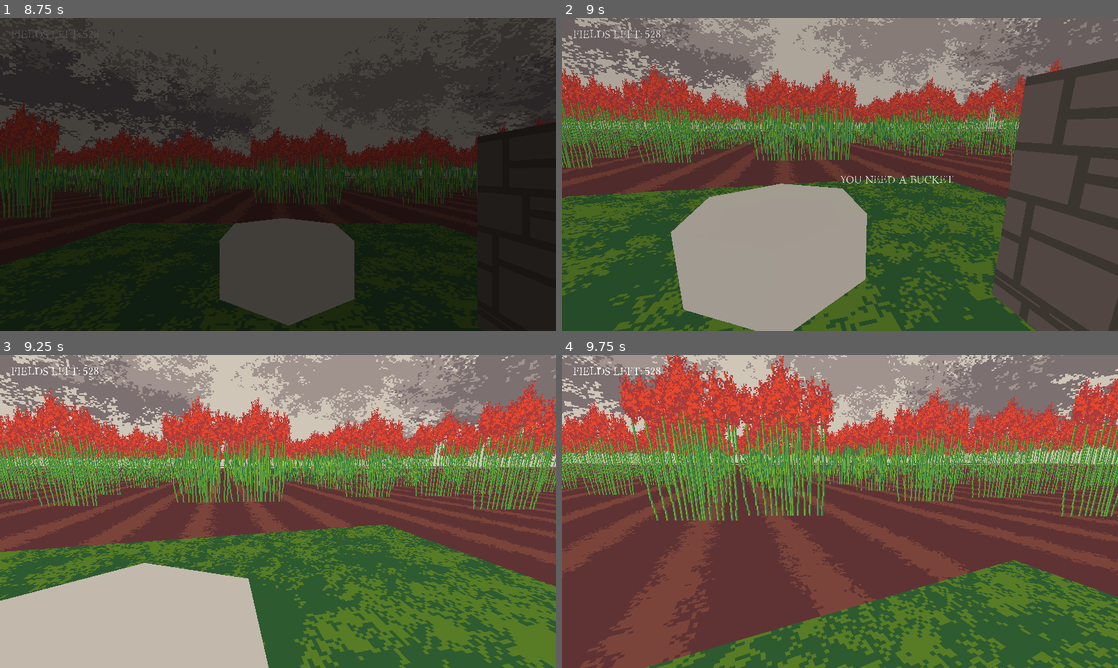
Above: before the commit, frames 1-4 (two rows, left to right).
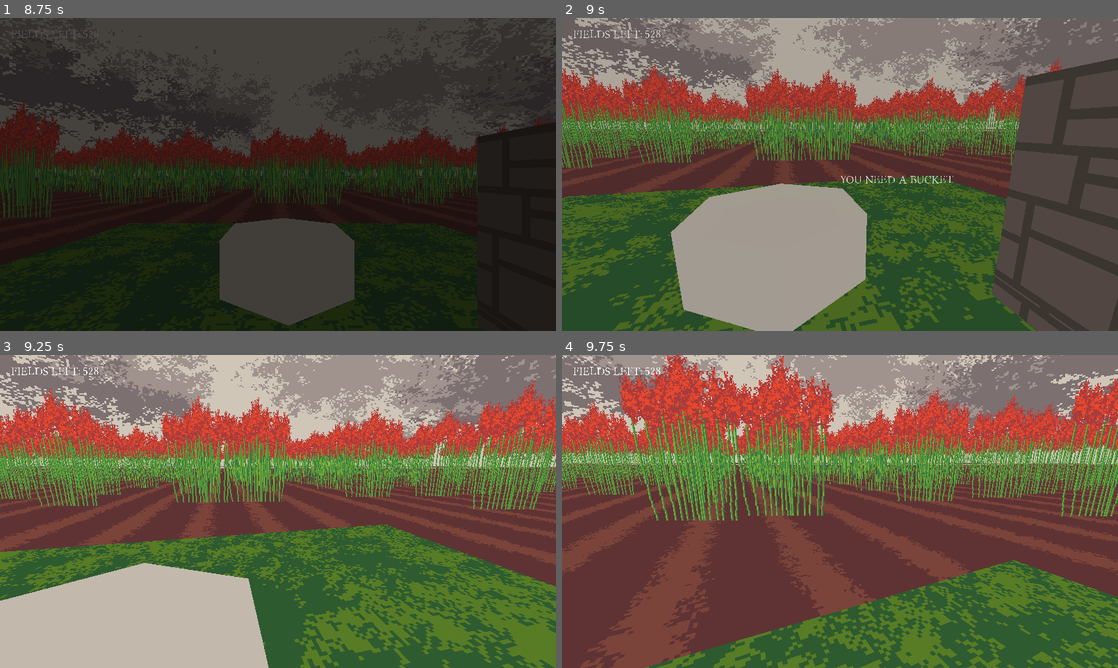
Above: after the commit, the same moments.

Repository: dzejpi/the-heat
Game: Godot game, scene res://scenes/SplashScene.tscn
Two runs of this game, one before a commit and one after it. Both use one fixed random seed, a clock stepped at 60 frames per second and the inputs below.
Inputs (mouse positions are in pixels of both pictures, inside the frame that each line leads up to):
- Up to frame 1 (8.75 s): move the mouse to (250, 237) at 0.52 s; hold W (move_up) 0.53-2.03 s; tap Space (dialog_end) at 0.6, 2.75, 5.75, 7.35 s; move the mouse to (444, 221) at 1.27 s; click (444, 221) at 1.35 s; tap Enter at 2, 5 s; move the mouse to (111, 127) at 2.02 s; hold A (move_left) 2.03-3.53 s; tap 1 (item_1) at 2.1 s; move the mouse to (305, 174) at 2.77 s; tap 2 (item_2) at 2.85 s; move the mouse to (194, 96) at 3.52 s; hold S (move_down) 3.53-4.28 s; tap 3 (item_3) at 3.6 s; move the mouse to (400, 158) at 4.27 s; hold D (move_right) 4.28-5.03 s; tap 4 (item_4) at 4.35 s; move the mouse to (166, 190) at 5.02 s; hold W (move_up) 5.03-5.78 s; tap Mouse wheel down (item_change_down) at 5.1 s; move the mouse to (333, 105) at 5.77 s; hold D (move_right) 5.78-8 s; tap Mouse wheel up (item_change_up) at 5.85 s; move the mouse to (250, 237) at 6.52 s; hold Shift (move_sprint) 6.53-7.28 s; move the mouse to (444, 221) at 7.27 s; click "New Game" at 8 s
- Up to frame 2 (9 s): move the mouse to (795, 171) at 8.77 s; hold W (move_up) from 8.78 s (still down); click (795, 171) at 8.85 s
- Up to frame 3 (9.25 s): keep holding W (move_up)
- Up to frame 4 (9.75 s): move the mouse to (845, 511) at 9.52 s; release W (move_up) at 9.53 s; hold A (move_left) from 9.53 s (still down); tap 1 (item_1) at 9.6 s

Frames 1-2 are identical in both runs. In frame 3, less than 0.1% of the frame differs, in the area x 0-99%, y 12-100%; in frame 4, 0.3%, in the area x 0-100%, y 0-100%.

Commit message:
Farm house added.

Diff:
--- a/scenes/GameSceneOne.tscn
+++ b/scenes/GameSceneOne.tscn
@@ -15,6 +15,7 @@
 [ext_resource path="res://assets/visual/grain_bin/blend_grain_mill_crops.obj" type="ArrayMesh" id=13]
 [ext_resource path="res://assets/visual/grain_bin/blend_grain_mill.obj" type="ArrayMesh" id=14]
 [ext_resource path="res://scripts/GrainBin.gd" type="Script" id=15]
+[ext_resource path="res://assets/visual/grain_bin/blend_farm_house.obj" type="ArrayMesh" id=16]
 
 [sub_resource type="CylinderShape" id=3]
 height = 0.947764
@@ -33,6 +34,9 @@
 
 [sub_resource type="BoxShape" id=4]
 
+[sub_resource type="BoxShape" id=5]
+extents = Vector3( 2, 1, 2 )
+
 [node name="GameSceneOne" type="Spatial"]
 script = ExtResource( 3 )
 
@@ -373,3 +377,13 @@
 [node name="CollisionShape" type="CollisionShape" parent="GrainBin"]
 transform = Transform( 1, 0, 0, 0, 1, 0, 0, 0, 1, 0, 1, 0 )
 shape = SubResource( 4 )
+
+[node name="FarmHouse" type="StaticBody" parent="."]
+transform = Transform( -8.74228e-08, 0, 2, 0, 2, 0, -2, 0, -8.74228e-08, 15, 0, 5 )
+
+[node name="blend_farm_house" type="MeshInstance" parent="FarmHouse"]
+mesh = ExtResource( 16 )
+
+[node name="CollisionShape" type="CollisionShape" parent="FarmHouse"]
+transform = Transform( 1, 0, 0, 0, 1, 0, 0, 0, 1, 0, 1.01292, 0 )
+shape = SubResource( 5 )
Binary file changed: assets/visual/grain_bin/ase_grain_bin_texture.aseprite
Not shown, added: assets/visual/grain_bin/blend_farm_house.mtl
Not shown, added: assets/visual/grain_bin/blend_farm_house.obj
Not shown, added: assets/visual/grain_bin/blend_farm_house.obj.import
Binary file changed: assets/visual/grain_bin/spr_grain_bin_uv_texture.png
Not shown: 1 places in scenes/GameSceneOne.tscn that only renumber resources
Not shown, changed: assets/visual/grain_bin/blend_grain_mill.blend
Not shown, changed: assets/visual/grain_bin/blend_grain_mill.blend1
